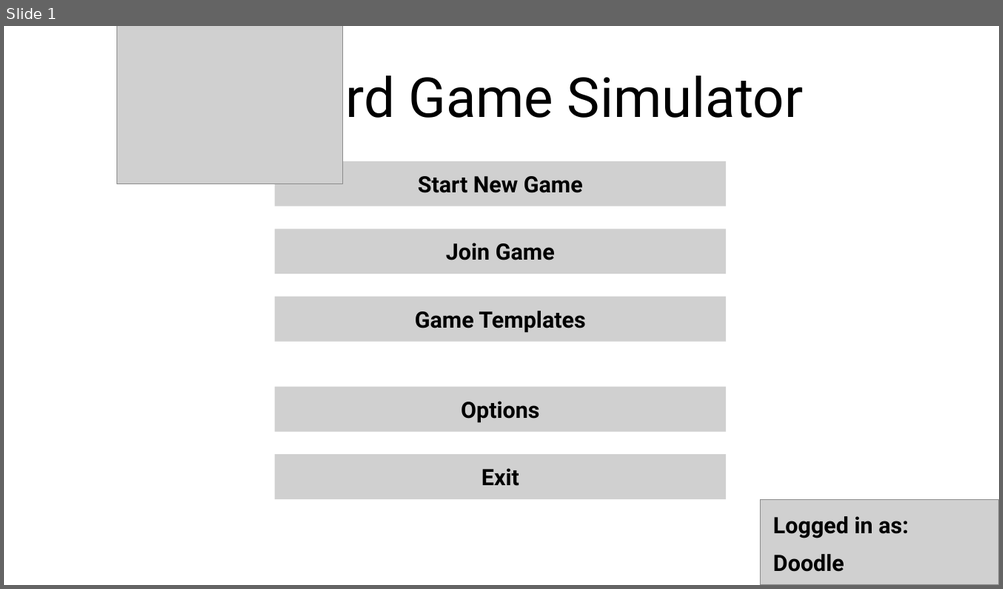
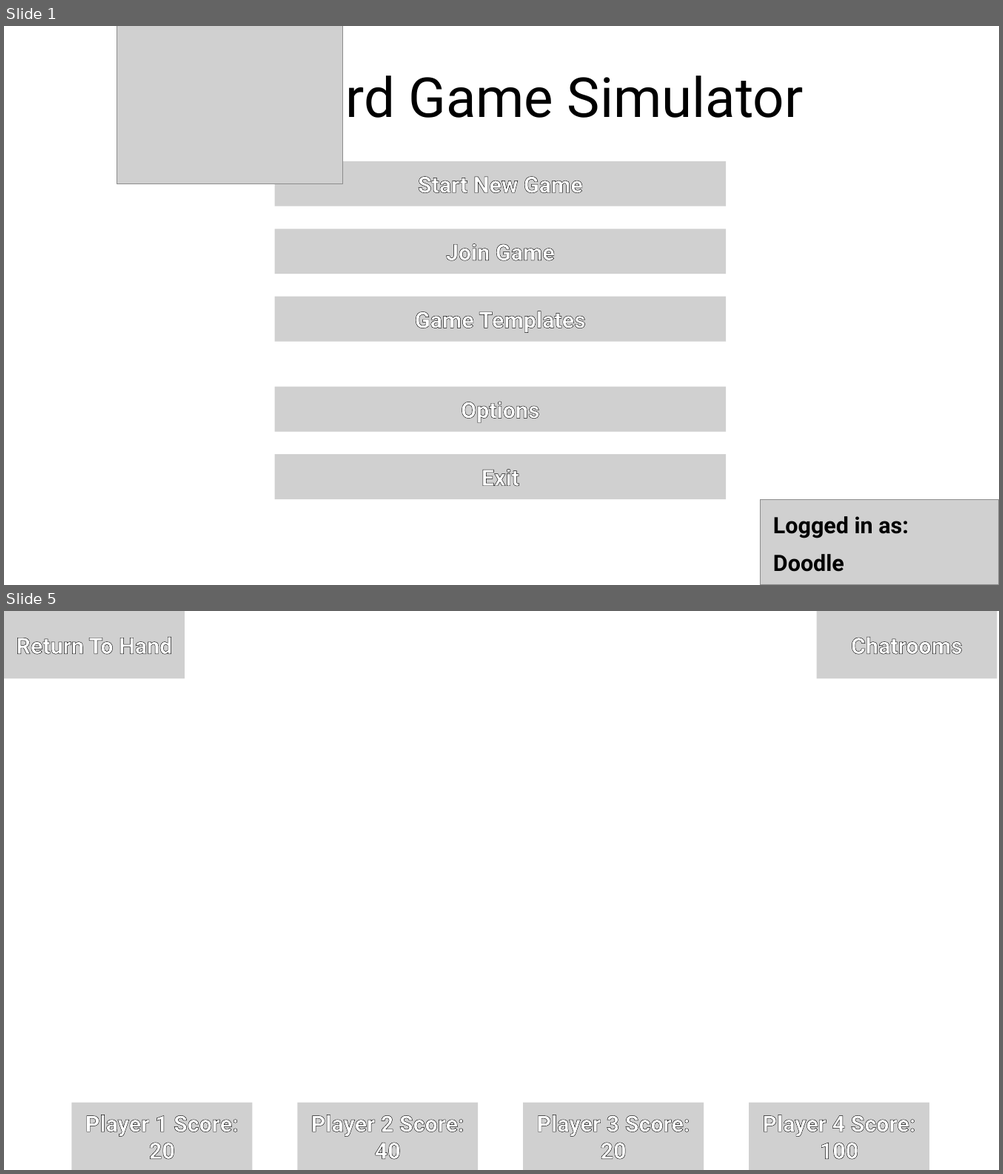
Before and after one commit to NyaaDoodle/card-game-simulator, a slide deck: Documents/Proposal Screen Sketches.odp. Shown one above the other, each under a label of ours: slide 1 before the commit, slides 1 and 5 after it; the slides between them are not shown. The pictures are 1003x589 and 1003x1174 pixels, drawn with LibreOffice and Linux fonts; fonts in the diff are those of the drawing; grey boxes stand for pictures; background and template pictures are left out. Boxes give left, top, right and bottom in pixels: in the first picture for what was removed or moved away, otherwise in the second. Text is boxed around its words. In the diff, an @@ line names an element or a change of style, - is before the commit and + after.

```diff
--- a/Documents/Proposal Screen Sketches.odp
+++ b/Documents/Proposal Screen Sketches.odp
@@ slide 5 added at [4, 611, 999, 1170], background picture (left out) @@
@@ picture added at [4, 611, 185, 678], 18 pt, text #FFFFFF, bold @@
+Return To Hand
@@ picture added at [817, 611, 997, 678], 18 pt, text #FFFFFF, bold @@
+Chatrooms
@@ picture added at [71, 1103, 252, 1170], 18 pt, text #FFFFFF, bold @@
+Player 1 Score:
+20
@@ picture added at [297, 1103, 478, 1170], 18 pt, text #FFFFFF, bold @@
+Player 2 Score:
+40
@@ picture added at [523, 1103, 703, 1170], 18 pt, text #FFFFFF, bold @@
+Player 3 Score:
+20
@@ picture added at [748, 1103, 929, 1170], 18 pt, text #FFFFFF, bold @@
+Player 4 Score:
+100
@@ slide 1 changed as well @@
@@ text colour #000000 to #FFFFFF, letter outline none to #000000 0.75 pt in 5 elements at [275, 161, 726, 207], [275, 229, 726, 274], [275, 297, 726, 342], [275, 387, 726, 432], [275, 454, 726, 500] @@
```
Also in this commit, not shown: 1 other slide changed, 3 other slides added, 3 other files.
